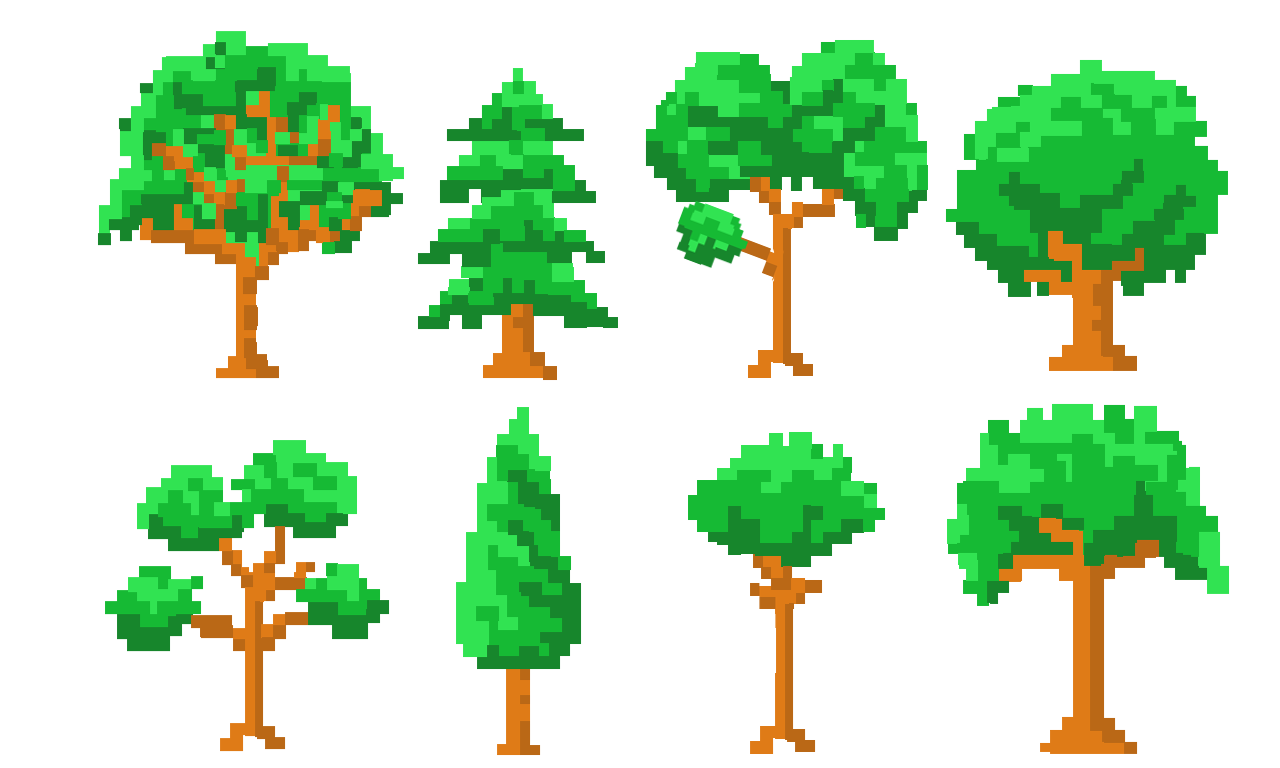
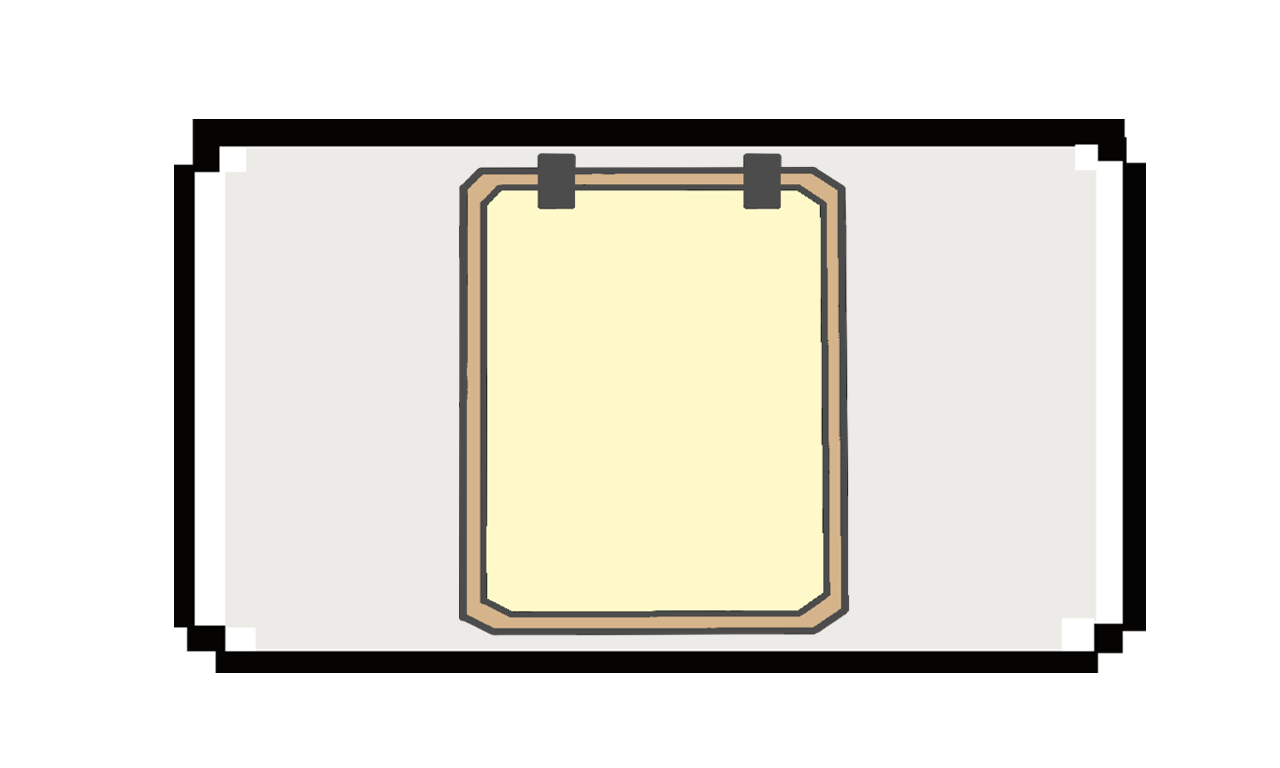
Layered file, before and after one edit (1280x768). Changes by layer:
added layer "note" above "laptop" over bbox(408, 147, 1230, 659)
added layer "laptop" above "balloons" over bbox(128, 64, 1152, 704)
hid "Paint Layer 1", painted on it over bbox(97, 31, 1230, 756)
